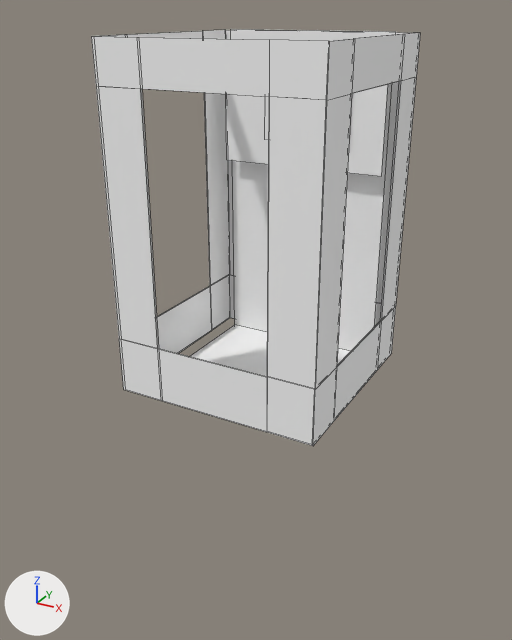
Two versions of the FBX model Assets/DropZone/Models/MapSelector.fbx, one commit apart.
One viewpoint serves both versions: a 50 mm lens placed at (1.79, -3.35, 2.11), pointed at (-0.12, 0.12, 0.37). Arrows for +X, +Y and +Z are at lower left; the lights stay in place. Mesh edges are drawn as thin lines. Where no turn or scale is listed for an object, it has been applied to the vertices.

In view in the first picture: 'AcceptButton', 'AcceptIcon', 'Background', 'InnerShell', 'OuterShell', 'Tile'.
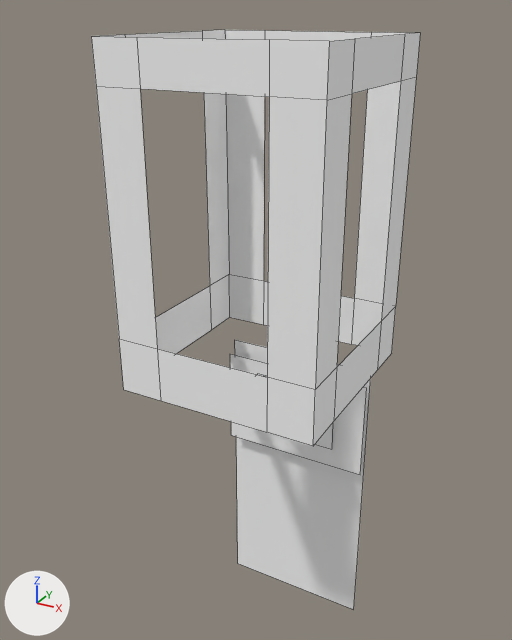
Commit message: fixed map selector

The change in detail:
me_mesh_005 has 48 vertices, 32 faces and spans x -0.6..0.6, y -0.6..0.6, z 0.11..1.99.
me_mesh_005 is used by ob_outershell; location (0.0, 0.0, 0.0).
me_mesh_005 part 1: edges marked sharp go from 12 to 84.
Object 'Tile' (ob_tile) is rescaled from (1.0, 1.0, 1.0) to (0.194, 0.194, 0.194).
Object 'Background' (ob_background) moves from (0.0, 0.0, 0.0) to (0.0, 0.0, -2.0).
Object 'InnerShell' (ob_innershell) is deleted.
Object 'AcceptButton' (ob_acceptbutton) moves from (0.0, 0.433, 1.499) to (0.0, 0.433, -0.501).
Object 'AcceptIcon' (ob_accepticon) moves from (0.033, 0.413, 1.615) to (0.033, 0.413, -0.385).

What differs and where, as boxes (x1, y1, x2, y2) in the pictures (512 x 640 px):
'Background', moved
    before: (231, 29, 396, 351)
    after: (235, 340, 371, 610)
'InnerShell', deleted
    before: (105, 30, 414, 377)
'AcceptButton', moved
    before: (226, 85, 388, 176)
    after: (230, 354, 366, 475)
'Tile', rescaled (not visible afterwards)
    before: (190, 325, 351, 376)
'AcceptIcon', moved
    before: (264, 97, 269, 139)
    after: (315, 423, 333, 449)
part 1 of me_mesh_005, shading changed
    both: (92, 30, 420, 446)
